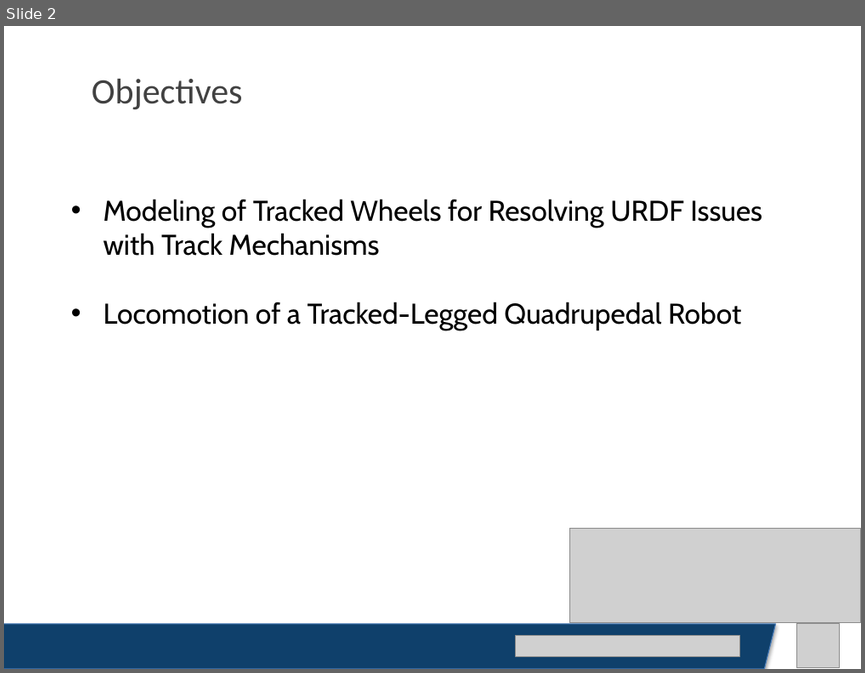
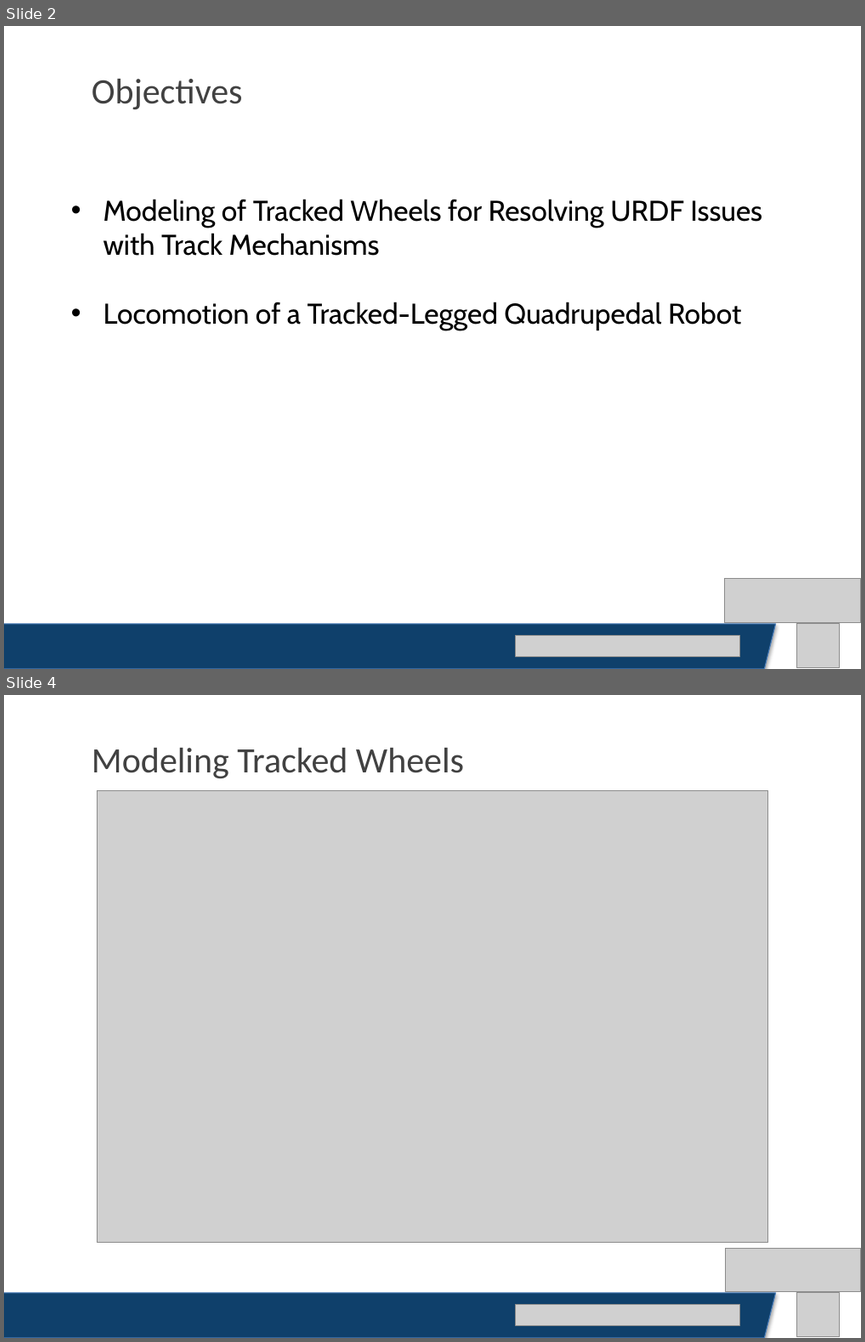
Before and after one commit to ducciopet/trackquad_robot, a slide deck: trackedlegged_locomotion.pptx. Shown one above the other, each under a label of ours: slide 2 before the commit, slides 2 and 4 after it; the slides between them are not shown. The pictures are 865x673 and 865x1342 pixels, drawn with LibreOffice and Linux fonts; fonts in the diff are those of the drawing; grey boxes stand for pictures. Boxes give left, top, right and bottom in pixels: in the first picture for what was removed or moved away, otherwise in the second. Text is boxed around its words. In the diff, an @@ line names an element or a change of style, - is before the commit and + after.

```diff
--- a/trackedlegged_locomotion.pptx
+++ b/trackedlegged_locomotion.pptx
@@ slide 4 added at (4,695,861,1338), background #FFFFFF @@
@@ text added at (92,748,464,778), 30 pt, text #414141 @@
+Modeling Tracked Wheels
@@ picture added at (98,791,768,1242) @@
@@ picture added at (726,1247,861,1292) @@
@@ parallelogram added at (4,1293,776,1338), fill #0F406B, outline #4B7EBC 0.75 pt @@
@@ picture added at (516,1304,740,1325) @@
@@ picture added at (796,1293,840,1336) @@
@@ slide 2 changed as well @@
@@ picture: place and size @@
-picture at (569,528,861,623)
+picture at (725,578,861,624)
```
Also in this commit, not shown: 2 other slides changed, 1 other file.
